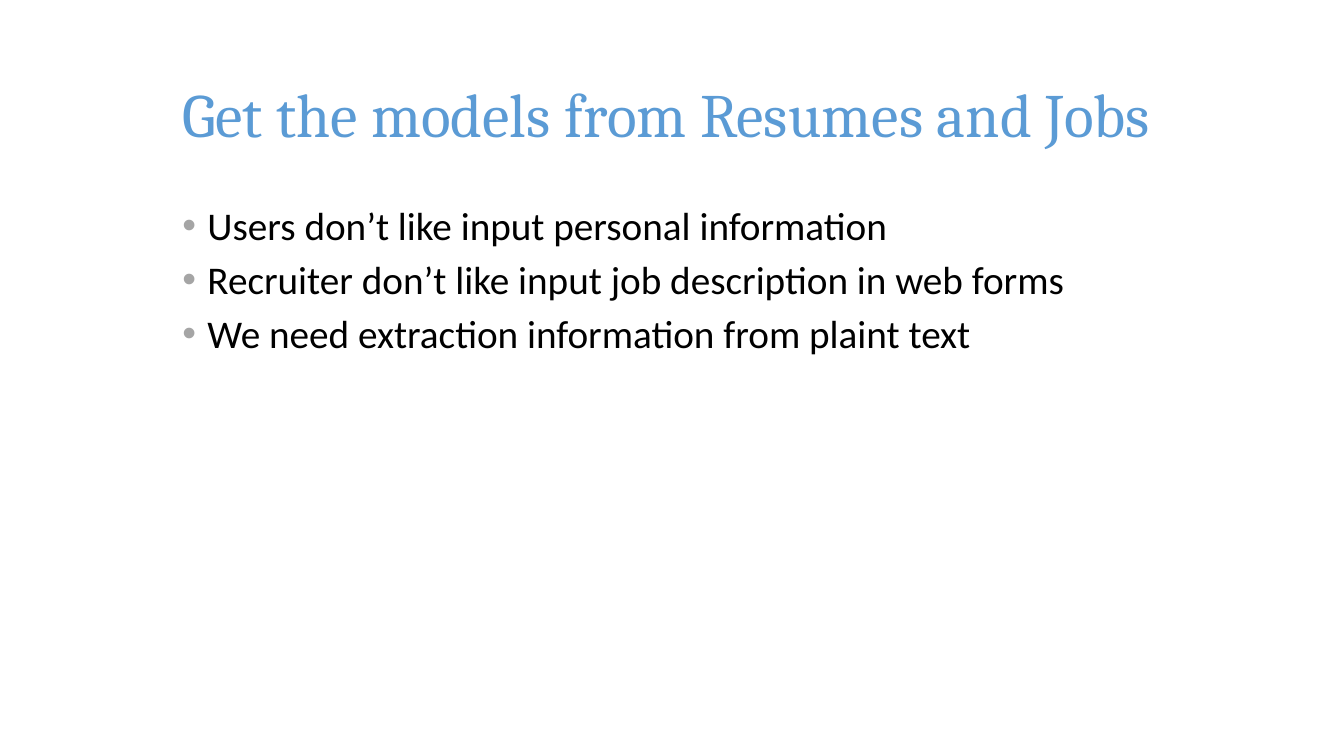
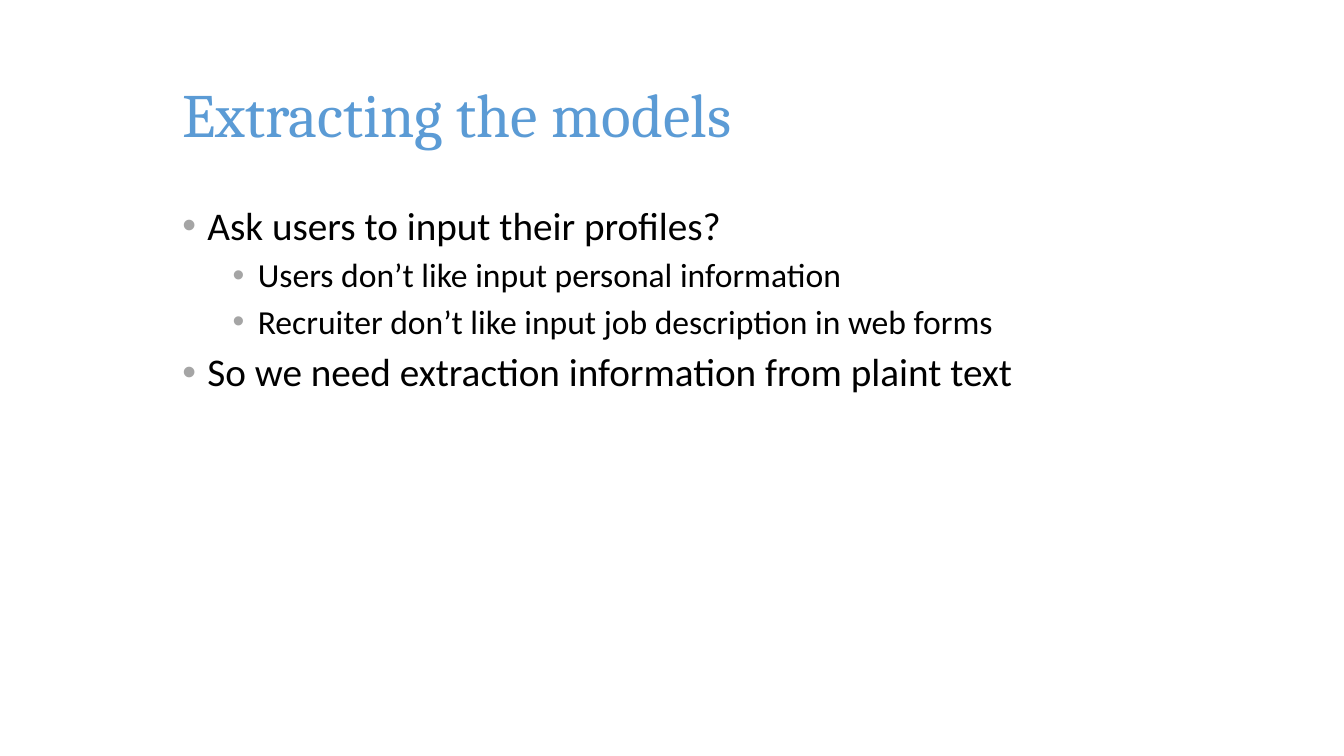
Before and after one commit to pkushiqiang/thesis, a slide deck: slide 15 of media/JobFinder.pptx (slide 14 before the commit). Drawn at 1344x756 pixels with LibreOffice and Linux fonts; fonts in the diff are those of the drawing; background and template pictures are left out. Boxes give left, top, right and bottom in pixels: in the first picture for what was removed or moved away, otherwise in the second. Text is boxed around its words. In the diff, an @@ line names an element or a change of style, - is before the commit and + after.

```diff
--- a/media/JobFinder.pptx
+++ b/media/JobFinder.pptx
@@ title at box(182, 94, 732, 151): text changed @@
-Get the models from Resumes and Jobs
+Extracting the models
@@ text at box(207, 212, 721, 247): paragraph added @@
+• Ask users to input their profiles?
@@ text at box(258, 263, 993, 340): size 28 to 24 pt in "Users don’t like input personal information", "Recruiter don’t like input job description in ..."; list level 1 to 2 in "Users don’t like input personal ..."; list level 1 to 2 in "Recruiter don’t like input job ..." @@
@@ text at box(207, 358, 1012, 393): text changed @@
-• We need extraction information from plaint text
+• So we need extraction information from plaint text
```
Also in this commit, not shown: 6 other slides changed, 5 slides added, 4 slides removed.
